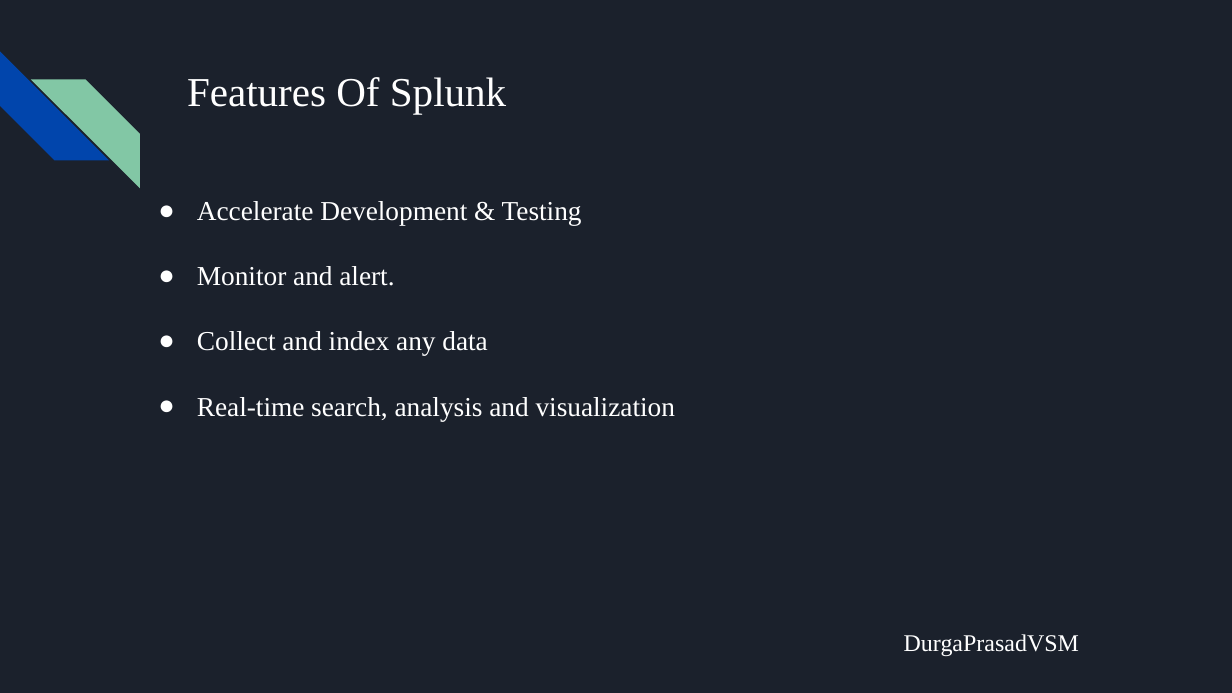
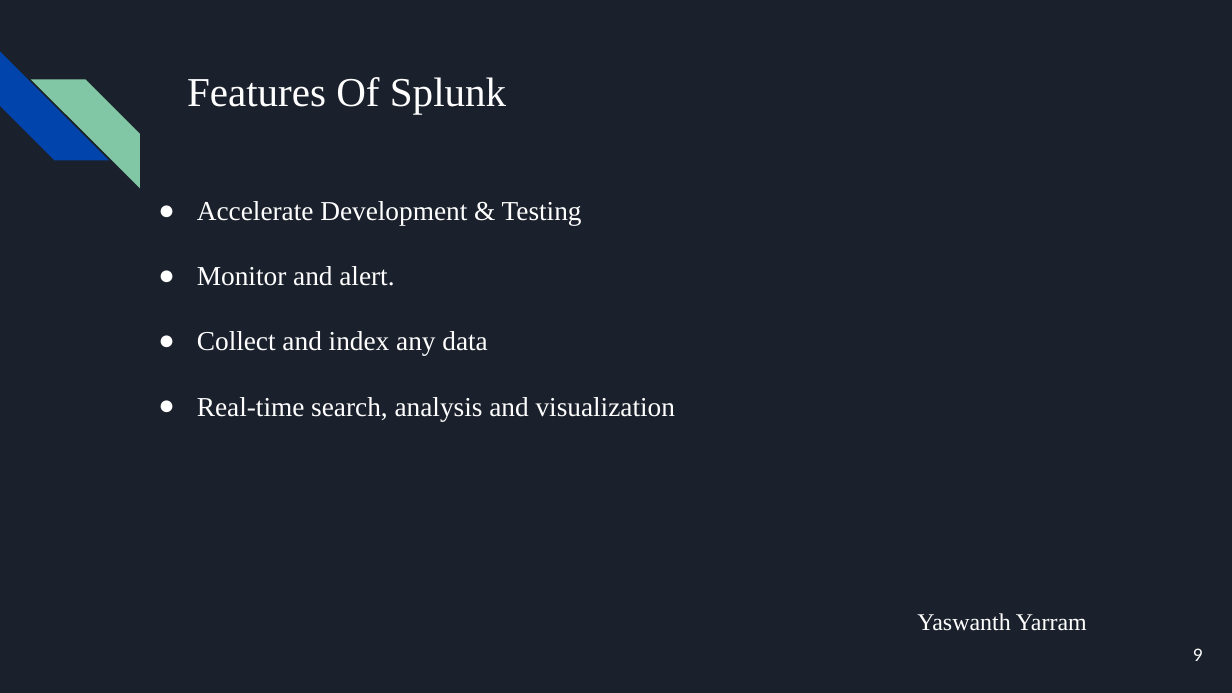
Before and after one commit to VSMDURGAPRASAD/splunk-project, a slide deck: slide 9 of docs/Splunk.pptx (slide 6 before the commit). Drawn at 1232x693 pixels with LibreOffice and Linux fonts; fonts in the diff are those of the drawing. Boxes give left, top, right and bottom in pixels: in the first picture for what was removed or moved away, otherwise in the second. Text is boxed around its words. In the diff, an @@ line names an element or a change of style, - is before the commit and + after.

```diff
--- a/docs/Splunk.pptx
+++ b/docs/Splunk.pptx
@@ text at (x1=917, y1=613, x2=1087, y2=631): text changed @@
-DurgaPrasadVSM
+Yaswanth Yarram
@@ page number added at (x1=1193, y1=648, x2=1203, y2=661), 10 pt, text #FFFFFF @@
+9
```
Also in this commit, not shown: 17 other slides changed.
